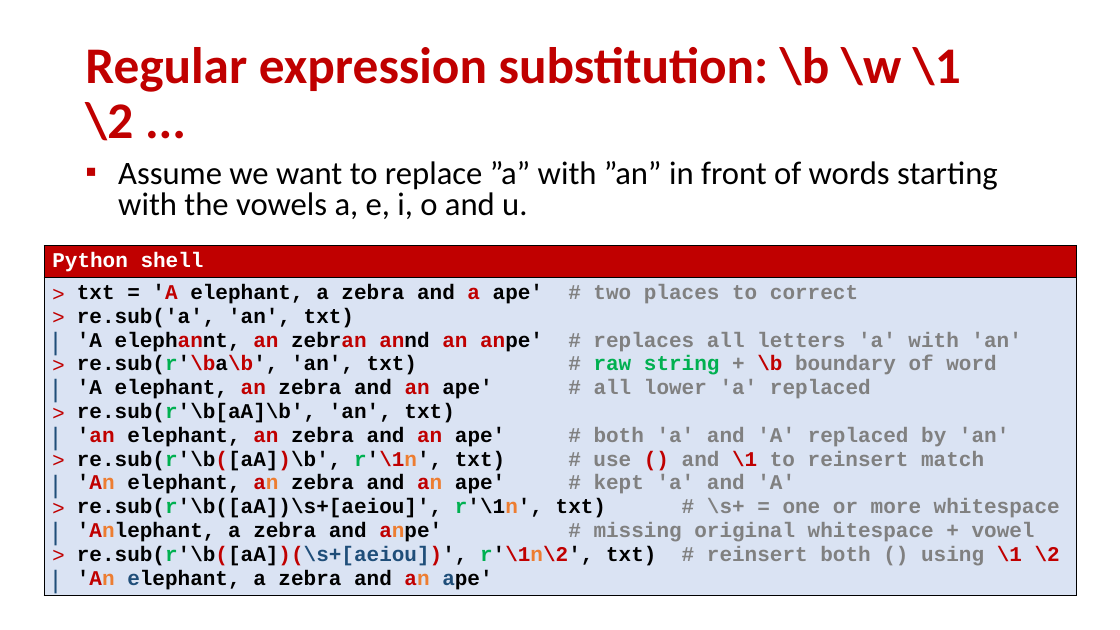
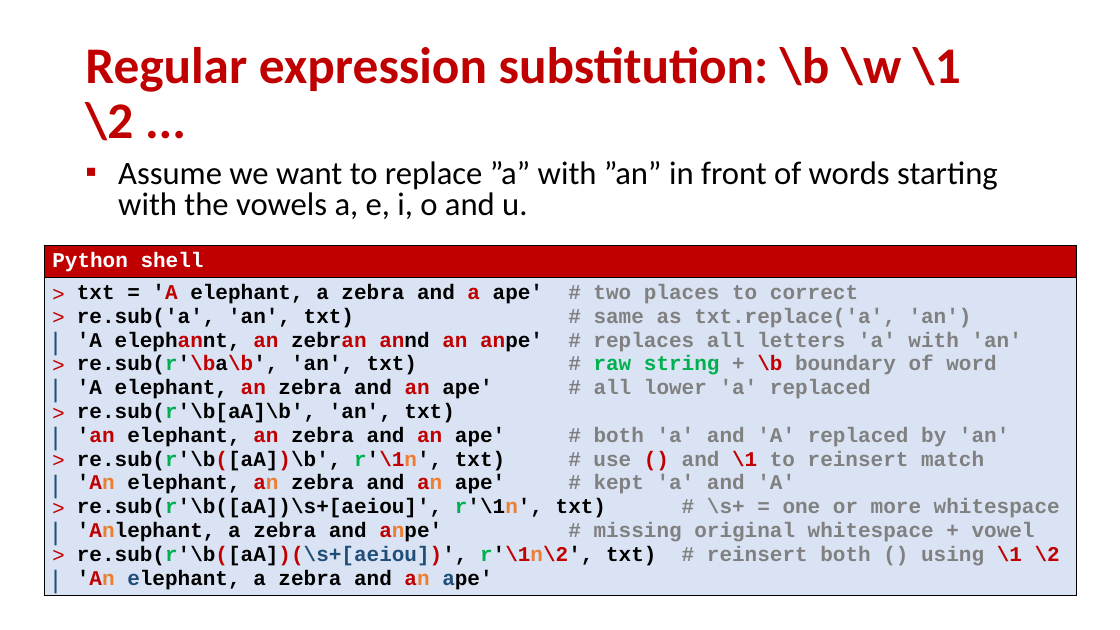
Before and after one commit to gsbrodal/gsbrodal.github.io, a slide deck: slide 22 of ipsa/slides/text.pptx. Drawn at 1120x630 pixels with LibreOffice and Linux fonts; fonts in the diff are those of the drawing. Boxes give left, top, right and bottom in pixels: in the first picture for what was removed or moved away, otherwise in the second. Text is boxed around its words. In the diff, an @@ line names an element or a change of style, - is before the commit and + after.

```diff
--- a/ipsa/slides/text.pptx
+++ b/ipsa/slides/text.pptx
@@ table at <box>44,245,1076,615</box> @@
-row 2, column 1: txt = 'A elephant, a zebra and a ape' # two places to correct / re.sub('a', 'an', txt) / 'A elephannt, an zebran annd an anpe' # replaces all letters 'a' with 'an' / re.sub(r'\ba\b', 'an', txt) # raw string + \b boundary of word / 'A elephant, an zebra and an ape' # all lower 'a' replaced / re.sub(r'\b[aA]\b', 'an', txt) / 'an elephant, an zebra and an ape' # both 'a' and 'A' replaced by 'an' / re.sub(r'\b([aA])\b', r'\1n', txt) # use () and \1 to reinsert match / 'An elephant, an zebra and an ape' # kept 'a' and 'A' / re.sub(r'\b([aA])\s+[aeiou]', r'\1n', txt) # \s+ = one or more whitespace / 'Anlephant, a zebra and anpe' # missing original whitespace + vowel / re.sub(r'\b([aA])(\s+[aeiou])', r'\1n\2', txt) # reinsert both () using \1 \2 / 'An elephant, a zebra and an ape'
+row 2, column 1: txt = 'A elephant, a zebra and a ape' # two places to correct / re.sub('a', 'an', txt) # same as txt.replace('a', 'an') / 'A elephannt, an zebran annd an anpe' # replaces all letters 'a' with 'an' / re.sub(r'\ba\b', 'an', txt) # raw string + \b boundary of word / 'A elephant, an zebra and an ape' # all lower 'a' replaced / re.sub(r'\b[aA]\b', 'an', txt) / 'an elephant, an zebra and an ape' # both 'a' and 'A' replaced by 'an' / re.sub(r'\b([aA])\b', r'\1n', txt) # use () and \1 to reinsert match / 'An elephant, an zebra and an ape' # kept 'a' and 'A' / re.sub(r'\b([aA])\s+[aeiou]', r'\1n', txt) # \s+ = one or more whitespace / 'Anlephant, a zebra and anpe' # missing original whitespace + vowel / re.sub(r'\b([aA])(\s+[aeiou])', r'\1n\2', txt) # reinsert both () using \1 \2 / 'An elephant, a zebra and an ape'
```
Also in this commit, not shown: 2 other slides changed, 3 other files.
